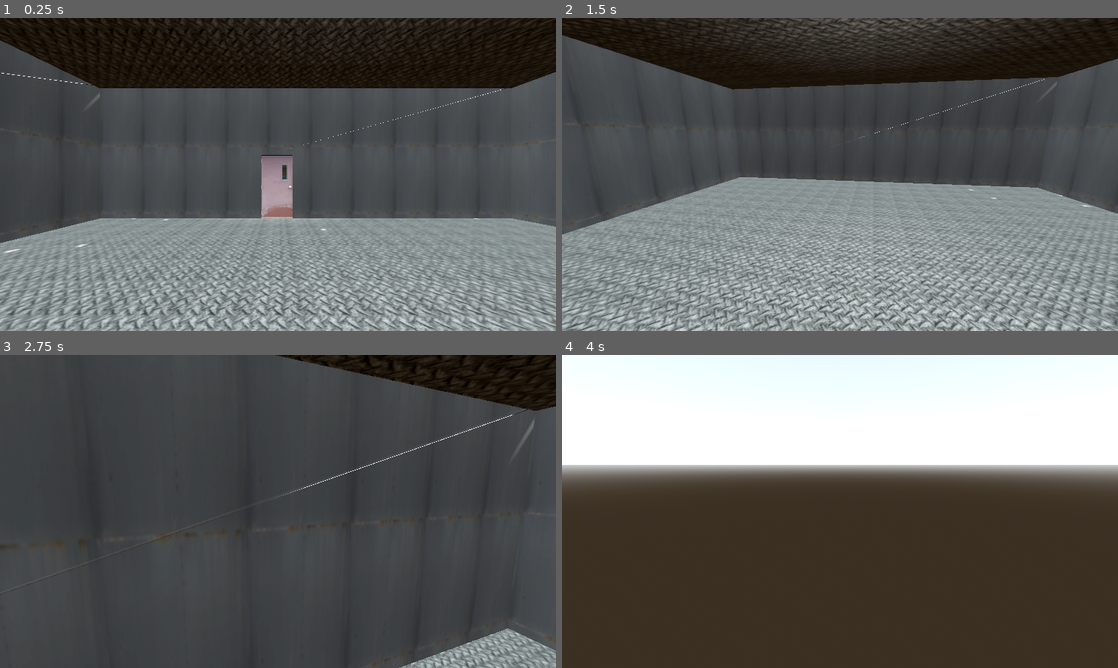
Above: before the commit, frames 1-4 (two rows, left to right).
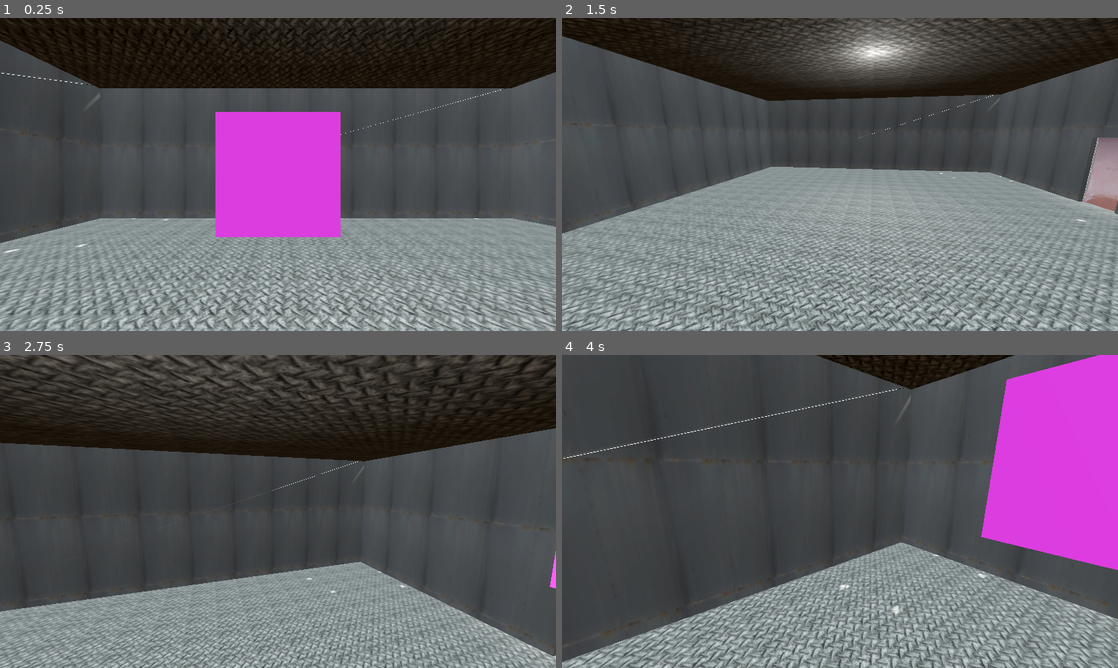
Above: after the commit, the same moments.

Repository: Bri0n/runrotgame
Game: Godot game, scene res://scenes/main.tscn
Two runs of this game, one before a commit and one after it. Both use one fixed random seed, a clock stepped at 60 frames per second and the inputs below.
Inputs (mouse positions are in pixels of both pictures, inside the frame that each line leads up to):
- Up to frame 1 (0.25 s): no input
- Up to frame 2 (1.5 s): tap Enter at 0.5 s; move the mouse to (962, 158) at 0.52 s; hold D (move_right) 0.53-1.28 s; hold Shift (sprint) 0.53-1.28 s; click (962, 158) at 0.67 s; tap Space (jump) at 0.77 s; move the mouse to (812, 174) at 1.27 s; hold W (move_forward) from 1.28 s (still down); tap E (interact) at 1.35 s
- Up to frame 3 (2.75 s): keep holding W (move_forward); tap Space (jump) at 1.52 s; tap Shift (sprint) at 1.55, 2.3 s; move the mouse to (289, 505) at 2.02 s; hold P (noclip) from 2.03 s (still down)
- Up to frame 4 (4 s): keep holding W (move_forward); move the mouse to (834, 517) at 2.77 s; release P (noclip) at 2.78 s; tap Shift (sprint) at 2.85 s; click (834, 517) at 2.92 s; tap Space (jump) at 3.02, 3.77 s; move the mouse to (878, 514) at 3.52 s; hold Shift (sprint) from 3.53 s (still down)

The runs differ from the first frame. In frame 1, 9.0% of the frame differs, in the area x 38-62%, y 30-70%; in frame 2, 29%; in frame 3, 44%; in frame 4, 97%, in the area x 0-100%, y 0-100%.

Commit message:
Mejoras en movimiento

Diff:
--- a/scenes/main.tscn
+++ b/scenes/main.tscn
@@ -37,16 +37,18 @@
 
 [node name="player" parent="." instance=ExtResource("1_mgspa")]
 transform = Transform3D(1, 0, 0, 0, 1, 0, 0, 0, 1, 0, 0.849772, 0)
+grounded_movement_speed = 150.0
+sprint_movement_speed = 200.0
 coyote_time = 0.2
 jump_velocity = 6.0
-airborne_movement_speed = 250.0
+airborne_movement_speed = 15.0
 fall_velocity = 1.5
 
 [node name="AudioManager" type="Node3D" parent="."]
 
 [node name="MainTheme" type="AudioStreamPlayer" parent="AudioManager"]
 stream = ExtResource("4_itupe")
-volume_db = -14.054
+volume_db = -44.973
 autoplay = true
 
 [editable path="current_level/starting_area"]
--- a/scenes/main_menu.tscn
+++ b/scenes/main_menu.tscn
@@ -1,6 +1,8 @@
-[gd_scene load_steps=2 format=3 uid="uid://cw3o7gwynkyqn"]
+[gd_scene load_steps=3 format=3 uid="uid://cw3o7gwynkyqn"]
 
 [ext_resource type="Script" path="res://scenes/main_menu.gd" id="1_sxhpj"]
+
+[sub_resource type="Theme" id="Theme_ieorl"]
 
 [node name="MainMenu" type="Control"]
 layout_mode = 3
@@ -21,6 +23,7 @@
 offset_right = 398.0
 offset_bottom = -83.0
 grow_vertical = 0
+theme = SubResource("Theme_ieorl")
 
 [node name="StartButton" type="Button" parent="VBoxContainer"]
 layout_mode = 2
--- a/scenes/player.tscn
+++ b/scenes/player.tscn
@@ -1,10 +1,17 @@
-[gd_scene load_steps=4 format=3 uid="uid://c334msi5eywjn"]
+[gd_scene load_steps=6 format=3 uid="uid://c334msi5eywjn"]
 
 [ext_resource type="Script" path="res://scripts/player/PlayerMovement.gd" id="1_syqdp"]
 [ext_resource type="Script" path="res://scripts/Camera.gd" id="2_r6yi5"]
 
 [sub_resource type="CapsuleShape3D" id="CapsuleShape3D_lf2ej"]
 height = 2.23227
+
+[sub_resource type="StandardMaterial3D" id="StandardMaterial3D_5it0m"]
+albedo_color = Color(1, 0.239216, 1, 1)
+
+[sub_resource type="BoxMesh" id="BoxMesh_aumo1"]
+material = SubResource("StandardMaterial3D_5it0m")
+size = Vector3(0.2, 0.2, 0.5)
 
 [node name="player" type="CharacterBody3D"]
 script = ExtResource("1_syqdp")
@@ -15,3 +22,7 @@
 
 [node name="first_person_camera" type="Camera3D" parent="."]
 script = ExtResource("2_r6yi5")
+
+[node name="MeshInstance3D" type="MeshInstance3D" parent="."]
+transform = Transform3D(1, 0, 0, 0, 1, 0, 0, 0, 1, 0, 0, -0.575)
+mesh = SubResource("BoxMesh_aumo1")
--- a/scripts/player/PlayerStatusAirborne.gd
+++ b/scripts/player/PlayerStatusAirborne.gd
@@ -19,6 +19,7 @@
 
 # Double jump
 var _extra_jumps : int
+var _initial_velocity: Vector3
 
 func _init(
 	player : PlayerMovement,
@@ -46,6 +47,7 @@
 
 func enter_state():
 	print("Entered Airborne State.")
+	_initial_velocity = _player.velocity
 	# If the player enters the state by walking off a ledge,
 	# it enters the state without vertical velocity
 
@@ -81,10 +83,10 @@
 
 func _move(delta : float) -> void:
 	if _movement_direction:
-		_player.velocity.x = _movement_direction.x * _movement_speed * delta
-		_player.velocity.z = _movement_direction.z * _movement_speed * delta
-		var horizontal_direction = Vector3(_movement_direction.x, 0, _movement_direction.z).normalized()
-		var target_position = _player.global_transform.origin - horizontal_direction
+		_player.velocity.x += _movement_direction.x * _movement_speed * delta
+		_player.velocity.z += _movement_direction.z * _movement_speed * delta
+		_player.velocity.x = clamp(_player.velocity.x, -(_initial_velocity.x), _initial_velocity.x)
+		_player.velocity.z = clamp(_player.velocity.z, -(_initial_velocity.z), _initial_velocity.z)
 
 	else:
 		_player.velocity.x = move_toward(_player.velocity.x, 0, _movement_speed * delta)
--- a/scripts/player/PlayerStatusGrounded.gd
+++ b/scripts/player/PlayerStatusGrounded.gd
@@ -11,6 +11,7 @@
 var _parameters
 
 var _jump_velocity : float
+var _initial_velocity : Vector3
 
 # Coyote time
 var _coyote_time := 0.5
@@ -27,6 +28,7 @@
 
 func enter_state():
 	print("Entered Grounded state.")
+
 
 func exit_state():
 	pass
@@ -52,15 +54,11 @@
 	camera_right.y = 0
 	camera_right = camera_right.normalized()
 
-	_movement_direction = (camera_right * input_direction.x + camera_forward * input_direction.y).normalized()
-
-	if Input.is_action_pressed("sprint"):
-		#_movement_speed = _sprint_speed
-		_movement_speed = move_toward(_movement_speed, _sprint_speed, 10.0)
+	if input_direction:
+		_movement_direction = (camera_right * input_direction.x + camera_forward * input_direction.y).normalized()
 
 	else:
-		_movement_speed = _parameters.grounded_movement_speed
-		# _movement_speed = move_toward(_movement_speed, _sprint_speed, 10.0)
+		_movement_direction = Vector3.ZERO
 
 func process_input(event: InputEvent) -> void:
 	if event.is_action_pressed("jump"):
@@ -75,11 +73,23 @@
 
 func _move(delta : float) -> void:
 	if _movement_direction:
-		_player.velocity.x = _movement_direction.x * _movement_speed * delta
-		_player.velocity.z = _movement_direction.z * _movement_speed * delta
-		var horizontal_direction = Vector3(_movement_direction.x, 0, _movement_direction.z).normalized()
-		var target_position = _player.global_transform.origin - horizontal_direction
+		if Input.is_action_pressed("sprint"):
+			_player.velocity.x += _movement_direction.x * _sprint_speed * delta
+			_player.velocity.z += _movement_direction.z * _sprint_speed * delta
+			_player.velocity.x = clamp(_player.velocity.x, -8, 8)
+			_player.velocity.z = clamp(_player.velocity.z, -8, 8)
+		else:
+			print("dawd" + str(_movement_direction))
+			var _velocity_x = _player.velocity.x + (_movement_direction.x * _movement_speed * delta)
+			var _velocity_z = _player.velocity.z + (_movement_direction.z * _movement_speed * delta)
+			print("Velocidad ground en var en x" + str(_velocity_x))
+			print("Velocidad ground en var en z" + str(_velocity_z))
+			_player.velocity.x = clamp(_velocity_x, -5.0, 5.0)
+			_player.velocity.z = clamp(_velocity_z, -5.0, 5.0)
+			print("Velocidad clampeada en x" + str(_player.velocity.x))
+			print("Velocidad clampeada en z" + str(_player.velocity.z))
+
 
 	else:
-		_player.velocity.x = move_toward(_player.velocity.x, 0, _movement_speed * delta)
-		_player.velocity.z = move_toward(_player.velocity.z, 0, _movement_speed * delta)
+		_player.velocity.x = move_toward(_player.velocity.x, 0, _movement_speed * delta * 2)
+		_player.velocity.z = move_toward(_player.velocity.z, 0, _movement_speed * delta * 2)
